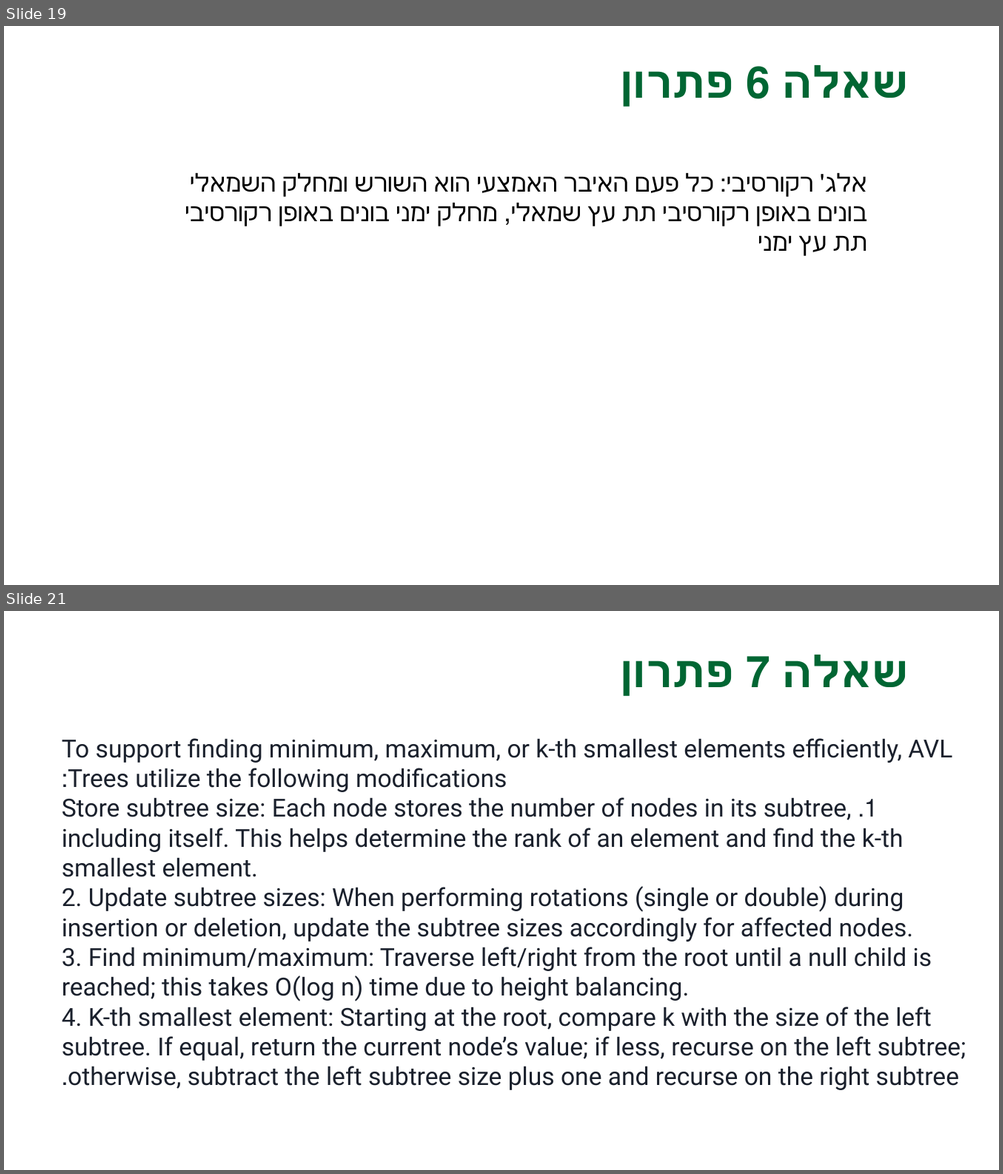
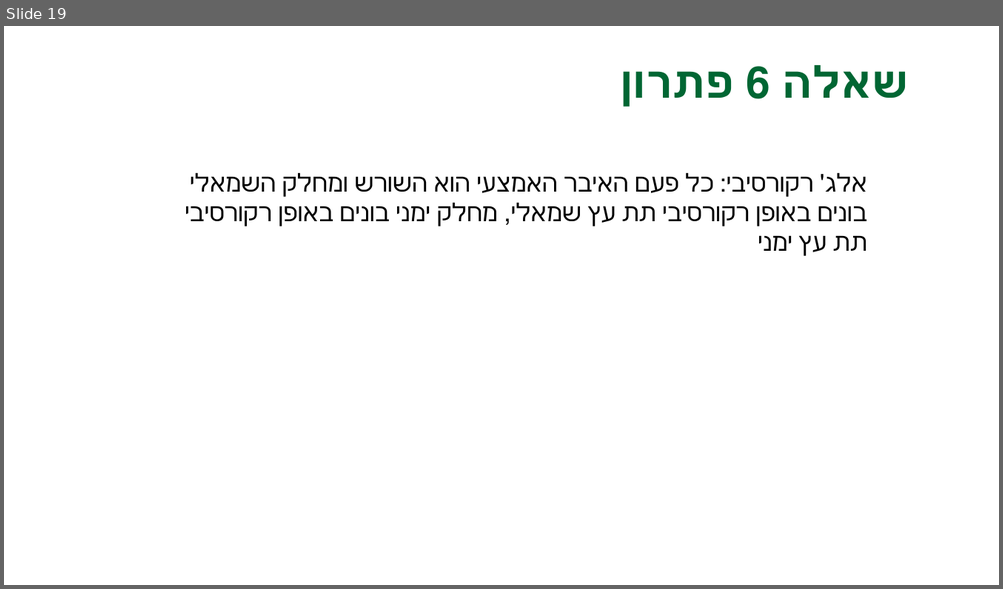
Before and after one commit to GenadyKogan/Data-Structures, a slide deck: t-07-avl-tree/תרגול 7.pptx. Shown one above the other, each under a label of ours: slides 19 and 21 before the commit, slide 19 after it; the slides between them are not shown. The pictures are 1003x1174 and 1003x589 pixels, drawn with LibreOffice and Linux fonts; fonts in the diff are those of the drawing; background and template pictures are left out. Boxes give left, top, right and bottom in pixels: in the first picture for what was removed or moved away, otherwise in the second. Text is boxed around its words. In the diff, an @@ line names an element or a change of style, - is before the commit and + after.

```diff
--- a/t-07-avl-tree/תרגול 7.pptx
+++ b/t-07-avl-tree/תרגול 7.pptx
@@ slide 21 removed at [4, 611, 999, 1170], background picture (left out) @@
@@ text removed at [782, 655, 908, 687] @@
-שאלה 7 פתרון
@@ text removed at [62, 738, 966, 1091] @@
-To support finding minimum, maximum, or k-th smallest elements efficiently, AVL Trees utilize the following modifications:
-1. Store subtree size: Each node stores the number of nodes in its subtree, including itself. This helps determine the rank of an element and find the k-th smallest element.
-2. Update subtree sizes: When performing rotations (single or double) during insertion or deletion, update the subtree sizes accordingly for affected nodes.
-3. Find minimum/maximum: Traverse left/right from the root until a null child is reached; this takes O(log n) time due to height balancing.
-4. K-th smallest element: Starting at the root, compare k with the size of the left subtree. If equal, return the current node’s value; if less, recurse on the left subtree; otherwise, subtract the left subtree size plus one and recurse on the right subtree.
```
Also in this commit, not shown: 1 other slide removed, 4 other files.
